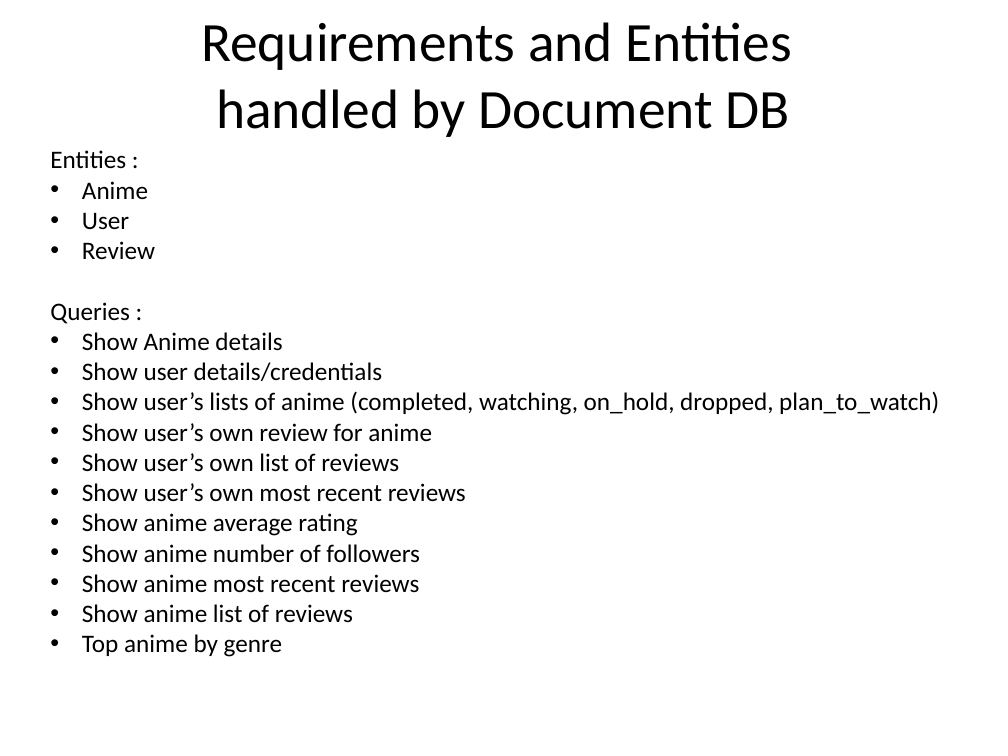
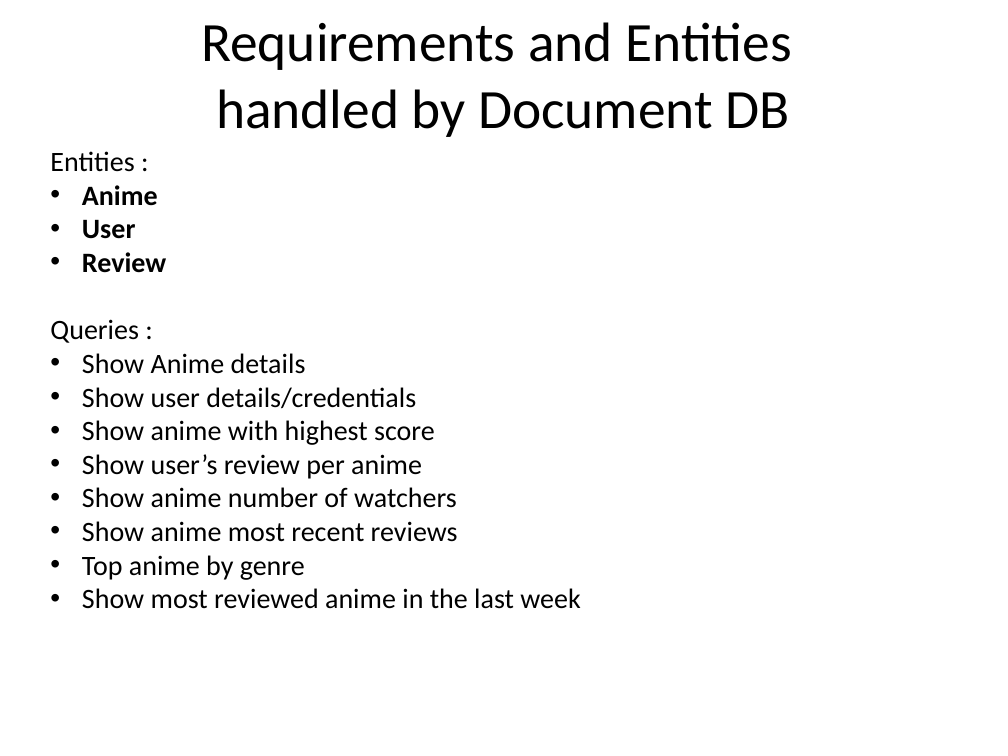
Before and after one commit to JacopoCarlon/LSMSDB_Project, a slide deck: slide 8 of 070_presentation/CarlonRiccardiElOurrak_ProjectDesignPresentation.pptx. Drawn at 1008x756 pixels with LibreOffice and Linux fonts; fonts in the diff are those of the drawing; background and template pictures are left out. Boxes give left, top, right and bottom in pixels: in the first picture for what was removed or moved away, otherwise in the second. Text is boxed around its words. In the diff, an @@ line names an element or a change of style, - is before the commit and + after.

```diff
--- a/070_presentation/CarlonRiccardiElOurrak_ProjectDesignPresentation.pptx
+++ b/070_presentation/CarlonRiccardiElOurrak_ProjectDesignPresentation.pptx
@@ text at (50,151,458,580): size 18 to 20 pt in "Entities :", "Anime", "User", "Review" and 5 more places; bold on in "Anime", "User", "Review" @@
@@ text at (82,420,457,508): text changed; size 18 to 20 pt @@
-• Show user’s lists of anime (completed, watching, on_hold, dropped, plan_to_watch)
-• Show user’s own review for anime
-• Show user’s own list of reviews
-• Show user’s own most recent reviews
-• Show anime average rating
-• Show anime number of followers
+• Show anime with highest score
+• Show user’s review per anime
+• Show anime number of watchers
@@ text at (82,588,580,609): paragraph added @@
+• Show most reviewed anime in the last week
@@ text at (82,604,353,623): paragraph removed @@
-• Show anime list of reviews
```
Also in this commit, not shown: 5 other slides changed, 13 other files.
